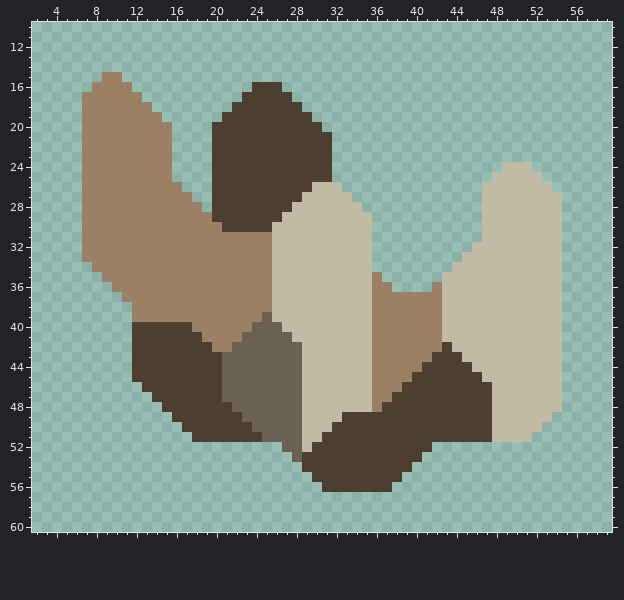
Edited in one commit: pixel-art sprite (assets/sprites/ui/sectors/sector-xenrose-Landing.png). Above, as it was before the edit.
The file is 64x64 pixels. Shown: x 2..59, y 10..60.
After:
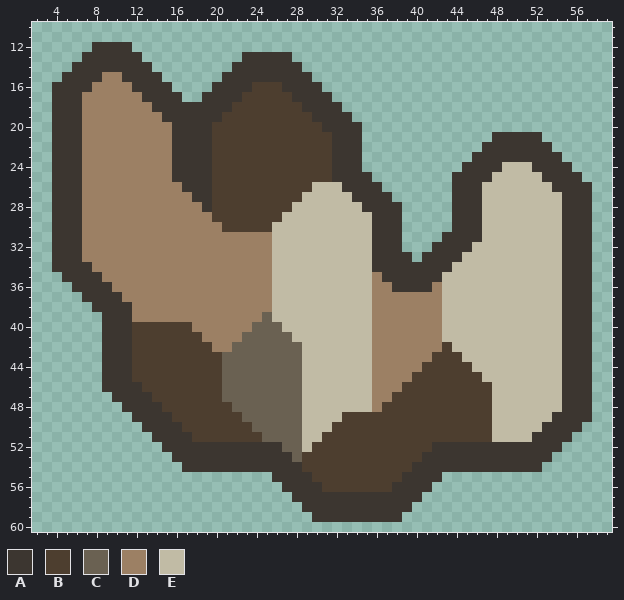
Palette (. is transparent): A #3c3630  B #4d3e2f  C #6a6152  D #9c8064  E #c1bba5
Diff:
y 12: x 8..11 .... -> AAAA
y 13: x 7..12 ...... -> AAAAAA; x 23..27 ..... -> AAAAA
y 14: x 6..13 ........ -> AAAAAAAA; x 22..28 ....... -> AAAAAAA
y 15: x 5..8 .... -> AAAA; x 11..14 .... -> AAAA; x 21..29 ......... -> AAAAAAAAA
y 16: x 4..7 .... -> AAAA; x 12..15 .... -> AAAA; x 20..23 .... -> AAAA; x 27..30 .... -> AAAA
y 17: x 4..6 ... -> AAA; x 13..16 .... -> AAAA; x 19..22 .... -> AAAA; x 28..31 .... -> AAAA
y 18: x 4..6 ... -> AAA; x 14..21 ........ -> AAAAAAAA; x 29..32 .... -> AAAA
y 19: x 4..6 ... -> AAA; x 15..20 ...... -> AAAAAA; x 30..33 .... -> AAAA
y 20: x 4..6 ... -> AAA; x 16..19 .... -> AAAA; x 31..34 .... -> AAAA
y 21: x 4..6 ... -> AAA; x 16..19 .... -> AAAA; x 32..34 ... -> AAA; x 48..52 ..... -> AAAAA
y 22: x 4..6 ... -> AAA; x 16..19 .... -> AAAA; x 32..34 ... -> AAA; x 47..53 ....... -> AAAAAAA
y 23: x 4..6 ... -> AAA; x 16..19 .... -> AAAA; x 32..34 ... -> AAA; x 46..54 ......... -> AAAAAAAAA
y 24: x 4..6 ... -> AAA; x 16..19 .... -> AAAA; x 32..34 ... -> AAA; x 45..48 .... -> AAAA; x 52..55 .... -> AAAA
y 25: x 4..6 ... -> AAA; x 16..19 .... -> AAAA; x 32..35 .... -> AAAA; x 44..47 .... -> AAAA; x 53..56 .... -> AAAA
y 26: x 4..6 ... -> AAA; x 17..19 ... -> AAA; x 33..36 .... -> AAAA; x 44..46 ... -> AAA; x 54..57 .... -> AAAA
y 27: x 4..6 ... -> AAA; x 18..19 .. -> AA; x 34..37 .... -> AAAA; x 44..46 ... -> AAA; x 55..57 ... -> AAA
y 28: x 4..6 ... -> AAA; x 19 . -> A; x 35..38 .... -> AAAA; x 44..46 ... -> AAA; x 55..57 ... -> AAA
y 29..30: x 4..6 ... -> AAA; x 36..38 ... -> AAA; x 44..46 ... -> AAA; x 55..57 ... -> AAA
y 31: x 4..6 ... -> AAA; x 36..38 ... -> AAA; x 43..46 .... -> AAAA; x 55..57 ... -> AAA
y 32: x 4..6 ... -> AAA; x 36..38 ... -> AAA; x 42..45 .... -> AAAA; x 55..57 ... -> AAA
y 33: x 4..6 ... -> AAA; x 36..39 .... -> AAAA; x 41..44 .... -> AAAA; x 55..57 ... -> AAA
y 34: x 4..7 .... -> AAAA; x 36..43 ........ -> AAAAAAAA; x 55..57 ... -> AAA
y 35: x 5..8 .... -> AAAA; x 37..42 ...... -> AAAAAA; x 55..57 ... -> AAA
y 36: x 6..9 .... -> AAAA; x 38..41 .... -> AAAA; x 55..57 ... -> AAA
y 37: x 7..10 .... -> AAAA; x 55..57 ... -> AAA
y 38: x 8..11 .... -> AAAA; x 55..57 ... -> AAA
y 39..45: x 9..11 ... -> AAA; x 55..57 ... -> AAA
y 46: x 9..12 .... -> AAAA; x 55..57 ... -> AAA
y 47: x 10..13 .... -> AAAA; x 55..57 ... -> AAA
y 48: x 11..14 .... -> AAAA; x 55..57 ... -> AAA
y 49: x 12..15 .... -> AAAA; x 54..57 .... -> AAAA
y 50: x 13..16 .... -> AAAA; x 53..56 .... -> AAAA
y 51: x 14..17 .... -> AAAA; x 52..55 .... -> AAAA
y 52: x 15..26 ............ -> AAAAAAAAAAAA; x 42..54 ............. -> AAAAAAAAAAAAA
y 53: x 16..27 ............ -> AAAAAAAAAAAA; x 41..53 ............. -> AAAAAAAAAAAAA
y 54: x 17..28 ............ -> AAAAAAAAAAAA; x 40..52 ............. -> AAAAAAAAAAAAA
y 55: x 26..29 .... -> AAAA; x 39..42 .... -> AAAA
y 56: x 27..30 .... -> AAAA; x 38..41 .... -> AAAA
y 57: x 28..40 ............. -> AAAAAAAAAAAAA
y 58: x 29..39 ........... -> AAAAAAAAAAA
y 59: x 30..38 ......... -> AAAAAAAAA
